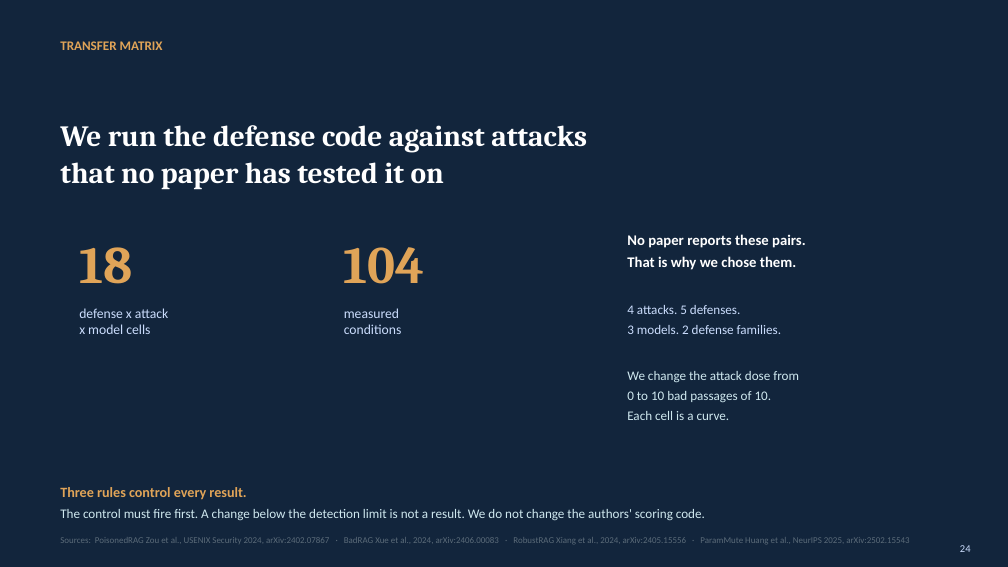
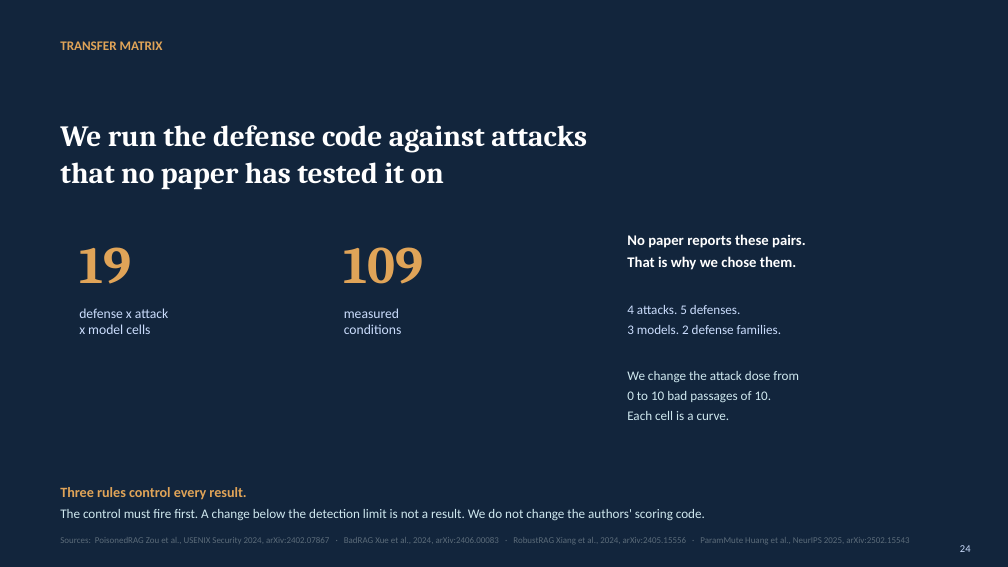
Before and after one commit to Nyamtulla/context_poison, a slide deck: slide 24 of context_sok_results_presentation.pptx. Drawn at 1008x567 pixels with LibreOffice and Linux fonts; fonts in the diff are those of the drawing. Boxes give left, top, right and bottom in pixels: in the first picture for what was removed or moved away, otherwise in the second. Text is boxed around its words. In the diff, an @@ line names an element or a change of style, - is before the commit and + after.

```diff
--- a/context_sok_results_presentation.pptx
+++ b/context_sok_results_presentation.pptx
@@ text at (79,247,131,284): text changed @@
-18
+19
@@ text at (344,247,424,284): text changed @@
-104
+109
```
Also in this commit, not shown: 6 other slides changed, 8 other files.
